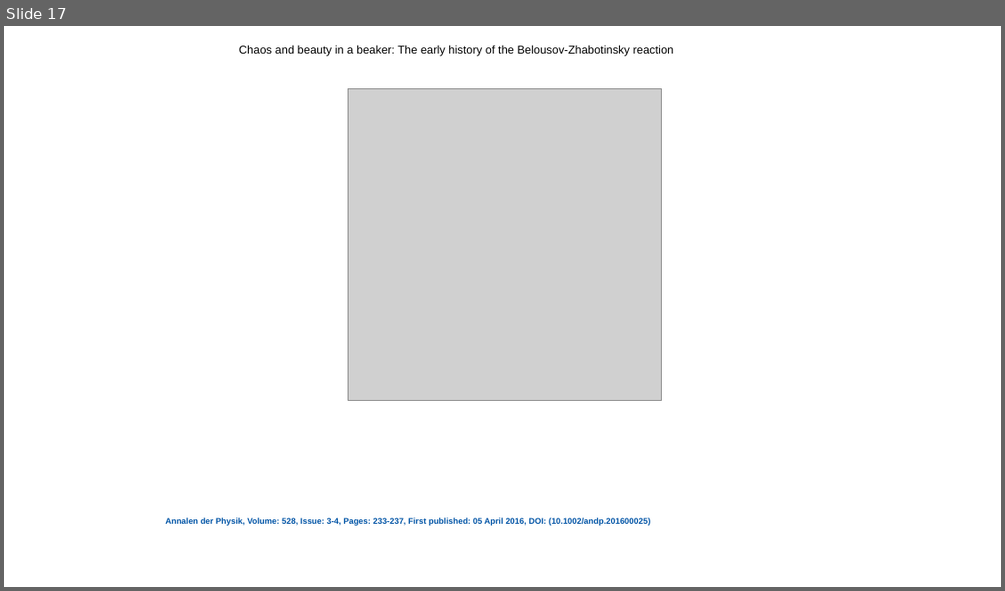
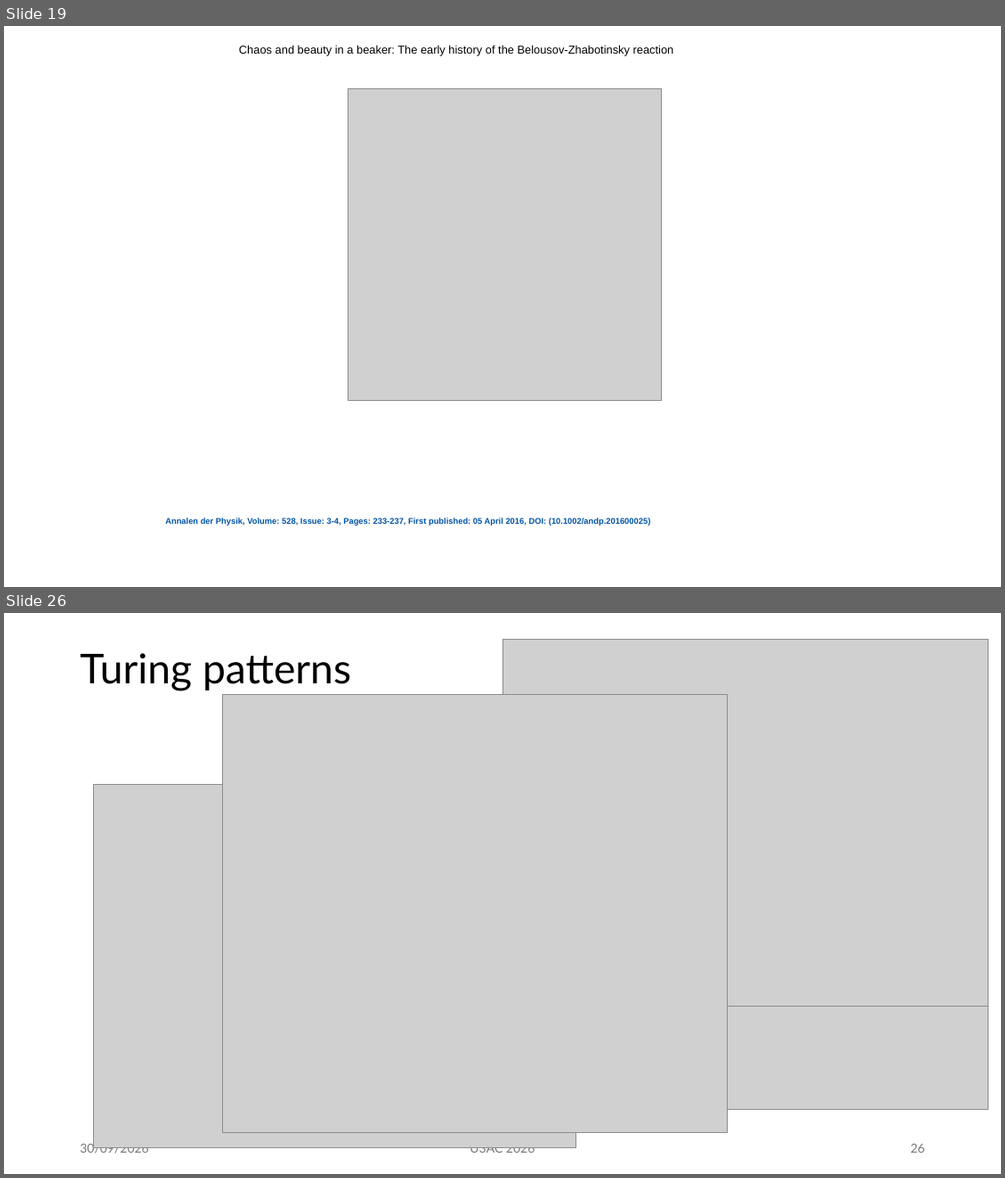
Before and after one commit to mm002a/U3AC, a slide deck: U3AC.Lec3.pptx. Shown one above the other, each under a label of ours: slide 17 before the commit, slides 19 and 26 after it; the slides between them are not shown. The pictures are 1005x591 and 1005x1178 pixels, drawn with LibreOffice and Linux fonts; fonts in the diff are those of the drawing; grey boxes stand for pictures. Boxes give left, top, right and bottom in pixels: in the first picture for what was removed or moved away, otherwise in the second. Text is boxed around its words. In the diff, an @@ line names an element or a change of style, - is before the commit and + after.

Commit message:
Update U3AC.Lec3.pptx
Added Turing Structures.
Finished

```diff
--- a/U3AC.Lec3.pptx
+++ b/U3AC.Lec3.pptx
@@ slide 26 added at [4,613,1001,1174], background #FFFFFF @@
@@ picture added at [502,639,989,1005] @@
@@ title added at [80,653,351,691], 39.6 pt, text #000000 @@
+Turing patterns
@@ picture added at [222,695,727,1133] @@
@@ picture added at [502,740,989,1109] @@
@@ picture added at [94,784,577,1148] @@
@@ text added at [80,1141,148,1155], 12 pt, text #797979 @@
+30/09/2026
@@ page number added at [910,1143,924,1152], 12 pt, text #797979 @@
+26
@@ text added at [469,1147,534,1155], 12 pt, text #797979 @@
+U3AC 2026
@@ what was slide 17 is now slide 19 @@
```
Also in this commit, not shown: 30 slides changed, 8 other slides added, 1 slide removed.
